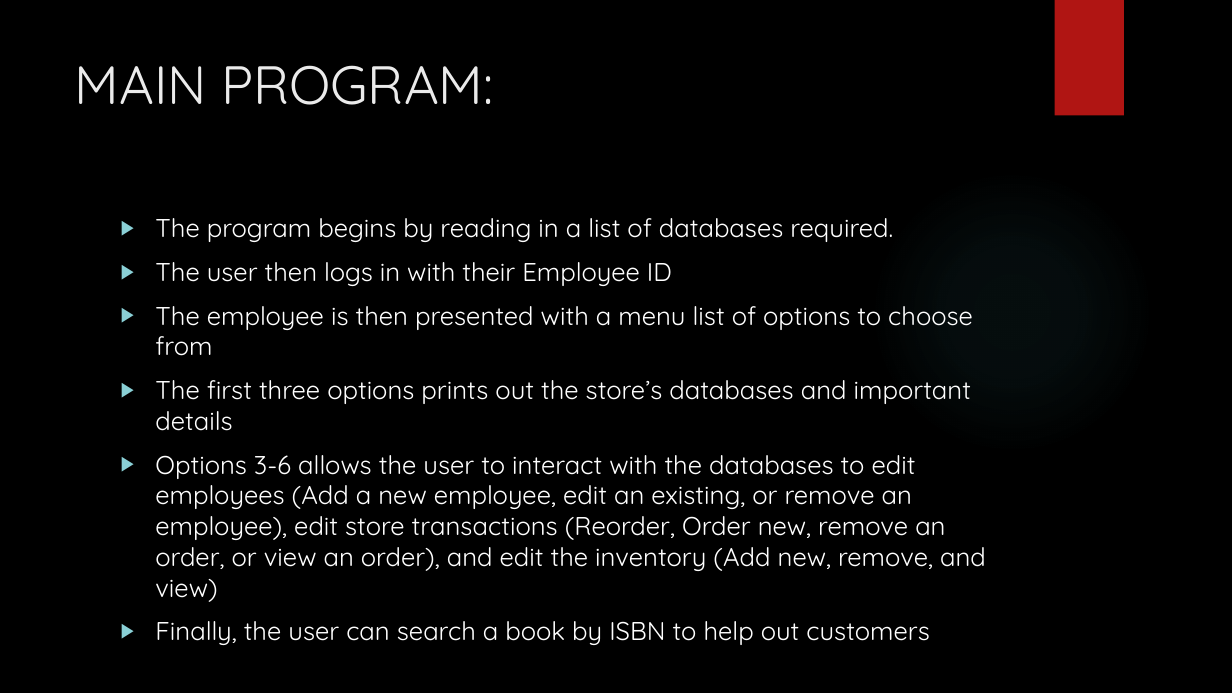
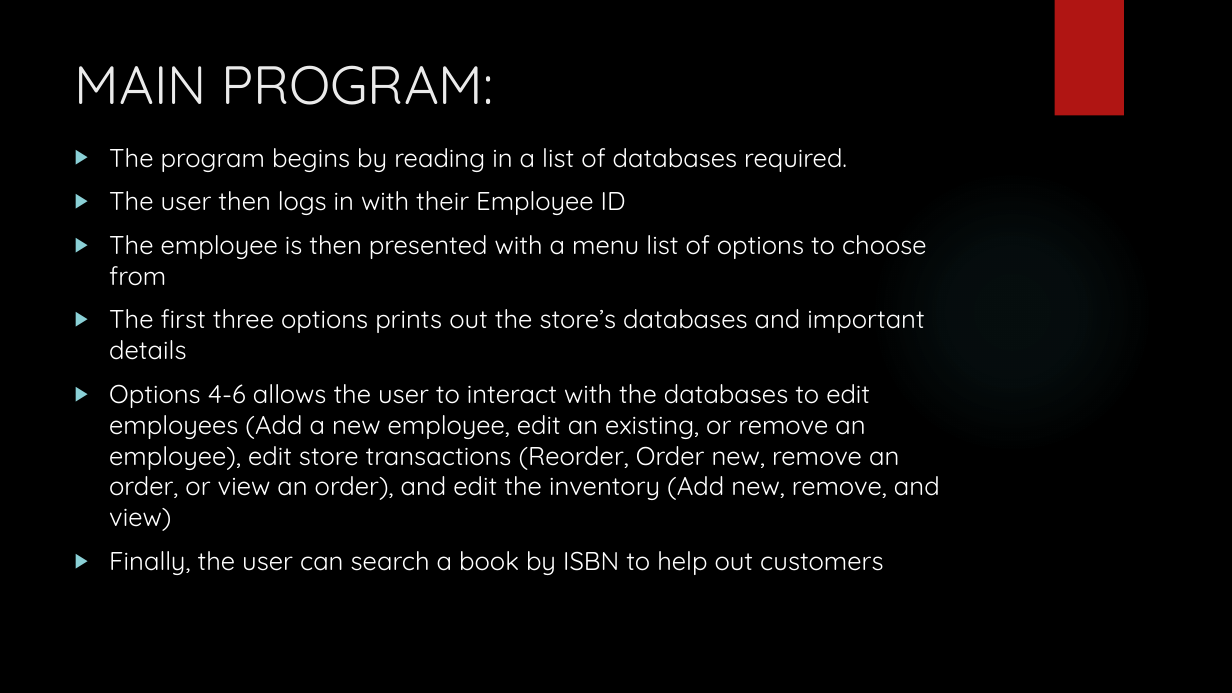
Before and after one commit to Timothy-W/BookStoreApp, a slide deck: slide 5 of BookStoreApp Presentation.pptx (slide 4 before the commit). Drawn at 1232x693 pixels with LibreOffice and Linux fonts; fonts in the diff are those of the drawing; background and template pictures are left out. Boxes give left, top, right and bottom in pixels: in the first picture for what was removed or moved away, otherwise in the second. Text is boxed around its words. In the diff, an @@ line names an element or a change of style, - is before the commit and + after.

Commit message:
Changed some slides, and added more information to existing slides

```diff
--- a/BookStoreApp Presentation.pptx
+++ b/BookStoreApp Presentation.pptx
@@ text "The program begins by reading ...": place and size @@
-text "The program begins by reading ..." at <box>155,218,986,645</box>
+text "The program begins by reading ..." at <box>109,148,940,575</box>
@@ text at <box>109,384,940,531</box>: text changed @@
-▶ Options 3-6 allows the user to interact with the databases to edit employees (Add a new employee, edit an existing, or remove an employee), edit store transactions (Reorder, Order new, remove an order, or view an order), and edit the inventory (Add new, remove, and view)
+▶ Options 4-6 allows the user to interact with the databases to edit employees (Add a new employee, edit an existing, or remove an employee), edit store transactions (Reorder, Order new, remove an order, or view an order), and edit the inventory (Add new, remove, and view)
```
Also in this commit, not shown: 4 other slides changed, 2 slides added, 2 slides removed.
